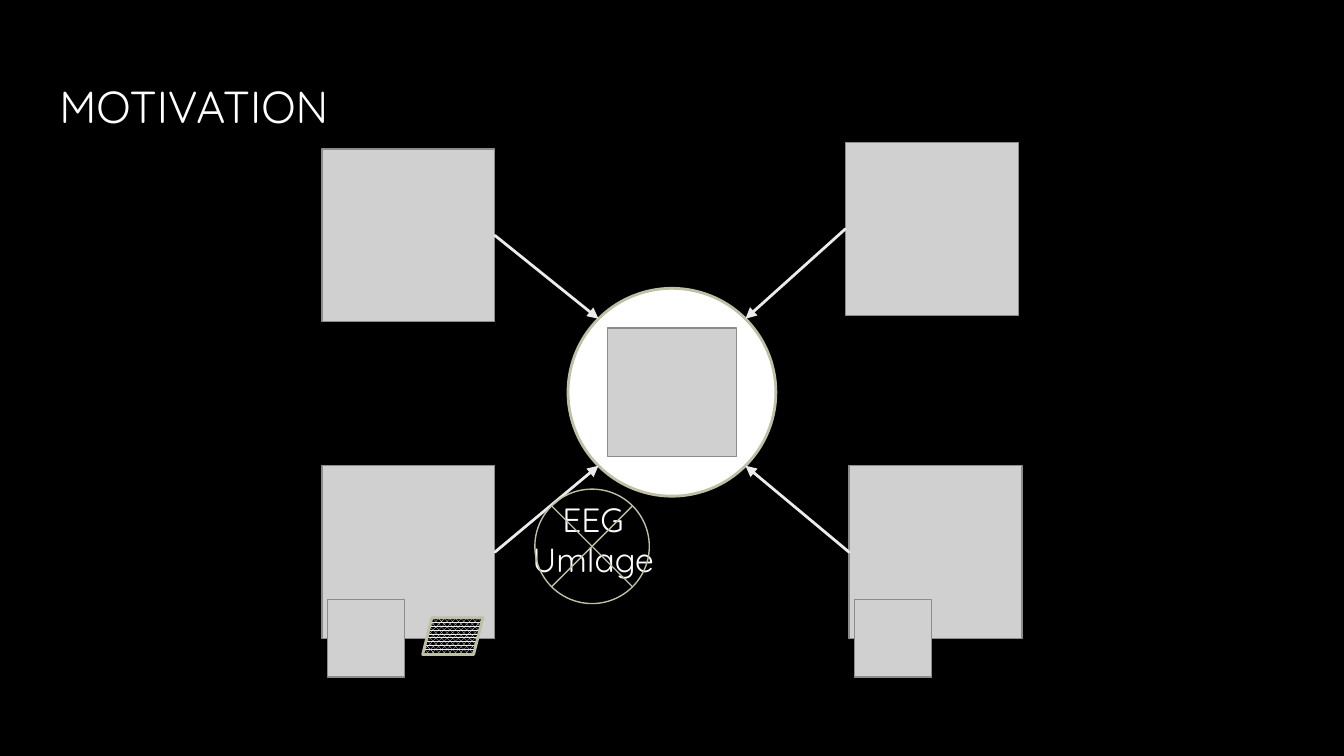
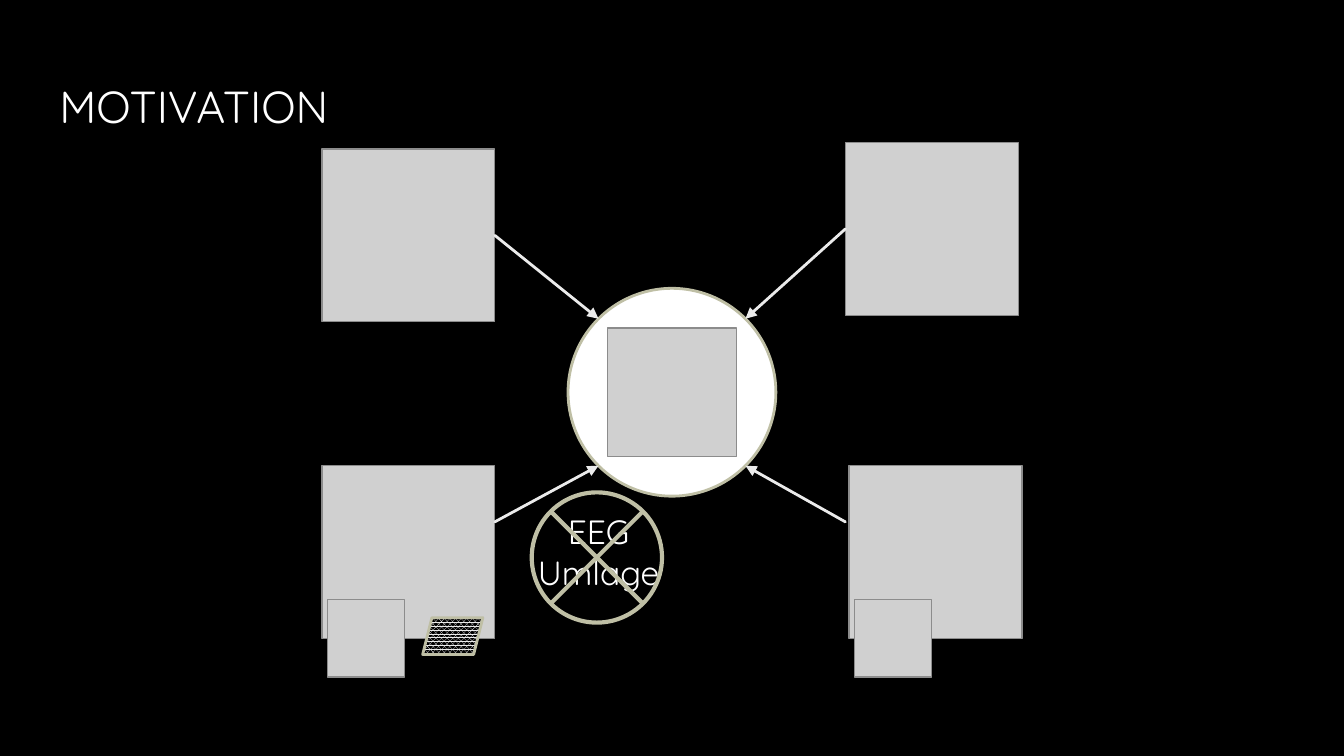
Before and after one commit to JacobEberhardt/decentralized-energy-trading, a slide deck: slide 4 of documentation/Milestone Presentation.pptx. Drawn at 1344x756 pixels with LibreOffice and Linux fonts; fonts in the diff are those of the drawing; grey boxes stand for pictures; background and template pictures are left out. Boxes give left, top, right and bottom in pixels: in the first picture for what was removed or moved away, otherwise in the second. Text is boxed around its words. In the diff, an @@ line names an element or a change of style, - is before the commit and + after.

```diff
--- a/documentation/Milestone Presentation.pptx
+++ b/documentation/Milestone Presentation.pptx
@@ arrow moved from (495, 552) - (598, 466) to (495, 521) - (598, 466) @@
@@ arrow moved from (849, 552) - (746, 466) to (845, 521) - (746, 466) @@
@@ text "EEG Umlage" rewrapped from [532, 497, 653, 582] to [538, 520, 659, 594] @@
@@ flow chart summing junction: place and size @@
-flow chart summing junction at [535, 489, 649, 603]
+flow chart summing junction at [532, 492, 663, 622]
@@ flow chart summing junction at [532, 492, 663, 622]: outline #BFBFA5 0.75 pt to #BFBFA5 2.25 pt @@
```
Also in this commit, not shown: 8 other slides changed, 10 slides added, 2 slides removed.
